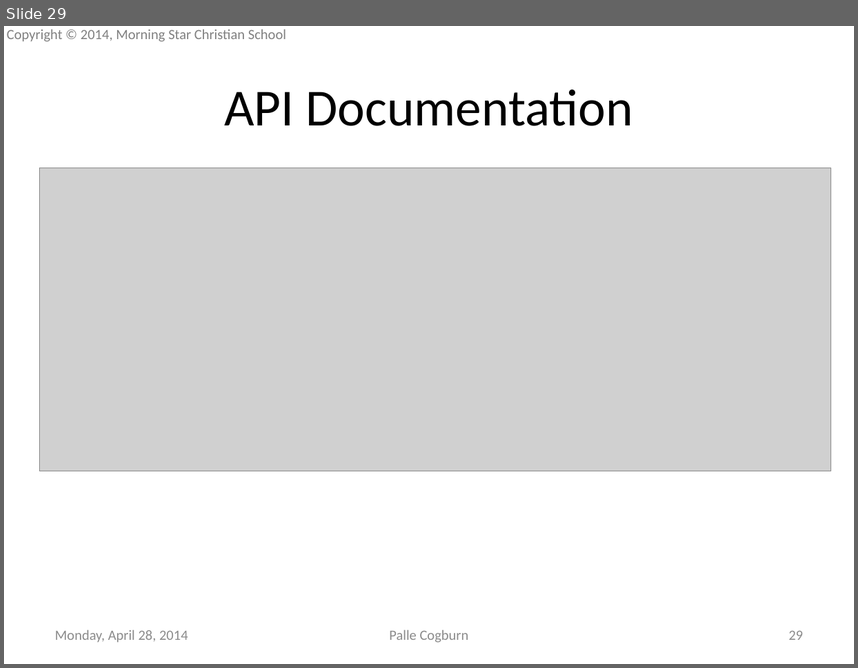
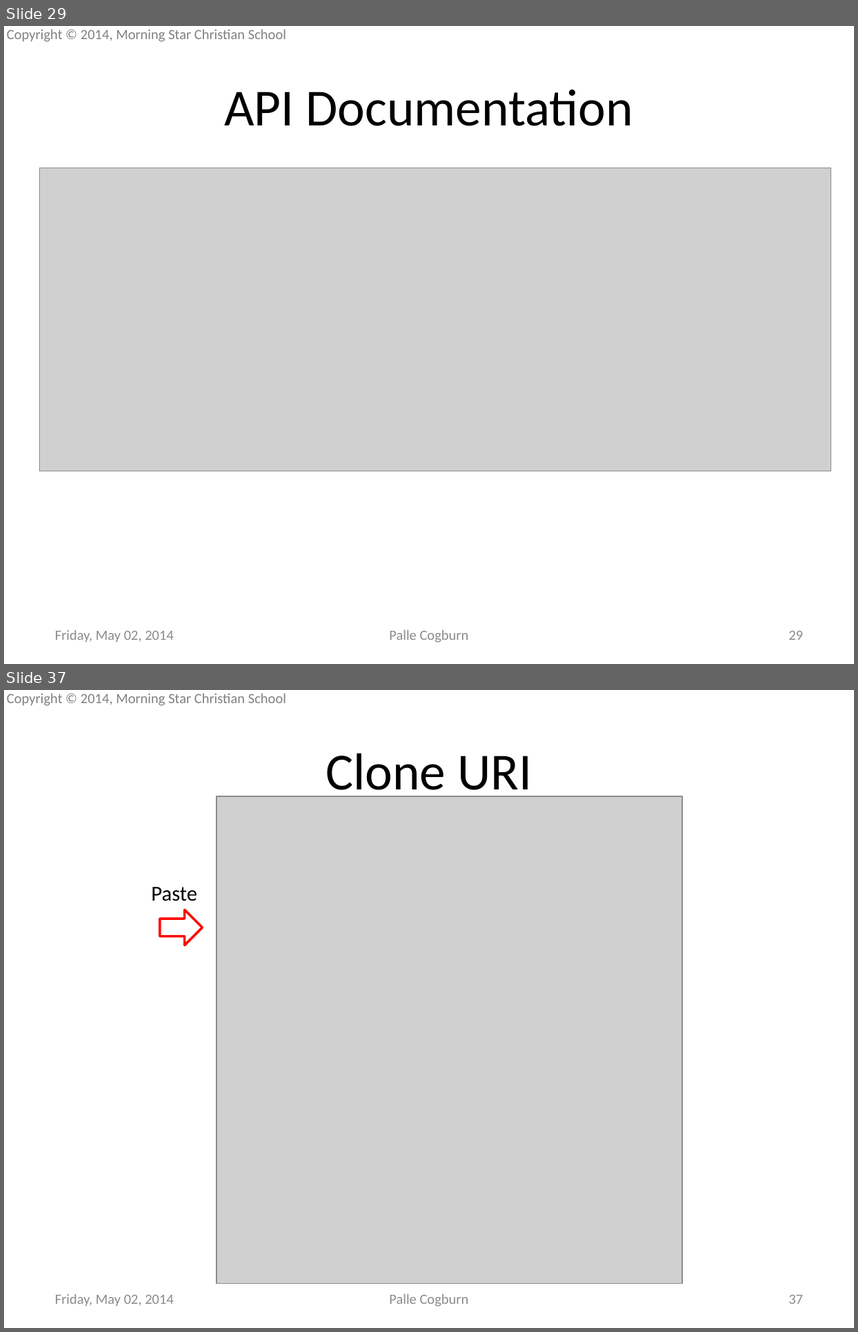
Before and after one commit to mscsbend/presentations, a slide deck: Lesson 2.pptx. Shown one above the other, each under a label of ours: slide 29 before the commit, slides 29 and 37 after it; the slides between them are not shown. The pictures are 858x668 and 858x1332 pixels, drawn with LibreOffice and Linux fonts; fonts in the diff are those of the drawing; grey boxes stand for pictures; background and template pictures are left out. Boxes give left, top, right and bottom in pixels: in the first picture for what was removed or moved away, otherwise in the second. Text is boxed around its words. In the diff, an @@ line names an element or a change of style, - is before the commit and + after.

```diff
--- a/Lesson 2.pptx
+++ b/Lesson 2.pptx
@@ slide 37 added at box(4, 690, 854, 1328), background picture (left out); not listed: 1 template element that a slide beside it also shows @@
@@ title added at box(326, 753, 532, 801), 44 pt, text #000000 @@
+Clone URI
@@ picture added at box(217, 796, 682, 1283) @@
@@ text added at box(151, 887, 197, 901), 18 pt, text #000000 @@
+Paste
@@ right arrow added at box(159, 909, 202, 945), outline #FF0000 2 pt @@
@@ text added at box(55, 1294, 174, 1305), 12 pt, text #8C8C8C @@
+Friday, May 02, 2014
@@ text added at box(389, 1294, 469, 1306), 12 pt, text #8C8C8C @@
+Palle Cogburn
@@ page number added at box(789, 1294, 803, 1303), 12 pt, text #8C8C8C @@
+37
@@ slide 29 changed as well @@
@@ text at box(55, 630, 174, 641): text changed @@
-Monday, April 28, 2014
+Friday, May 02, 2014
```
Also in this commit, not shown: 28 other slides changed, 21 other slides added.
